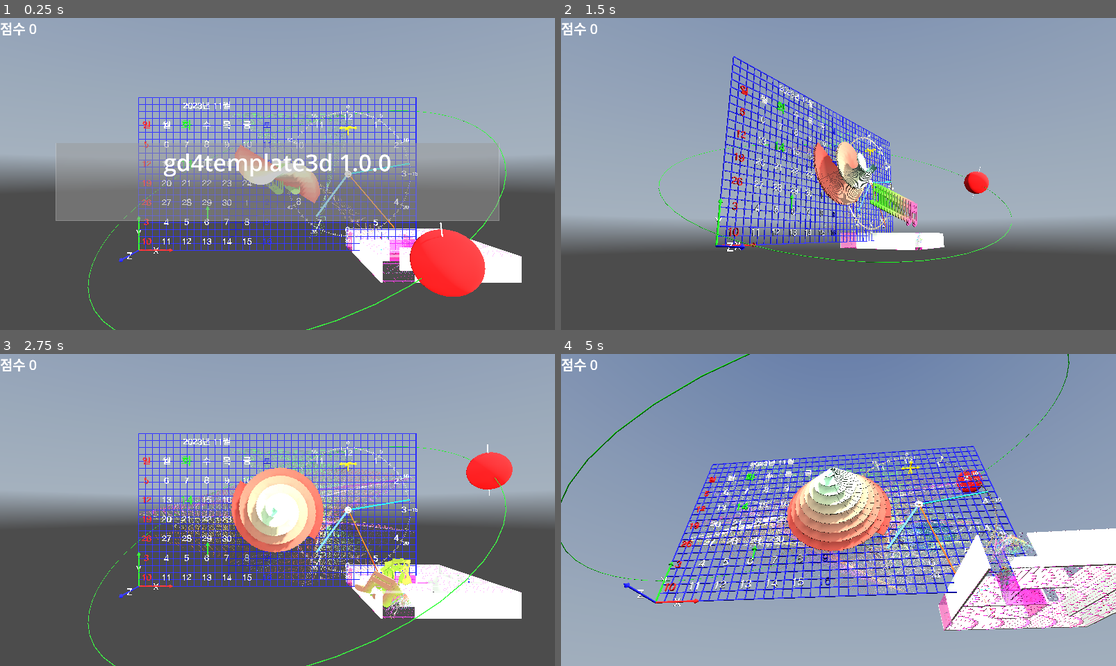
Above: before the commit, frames 1-4 (two rows, left to right).
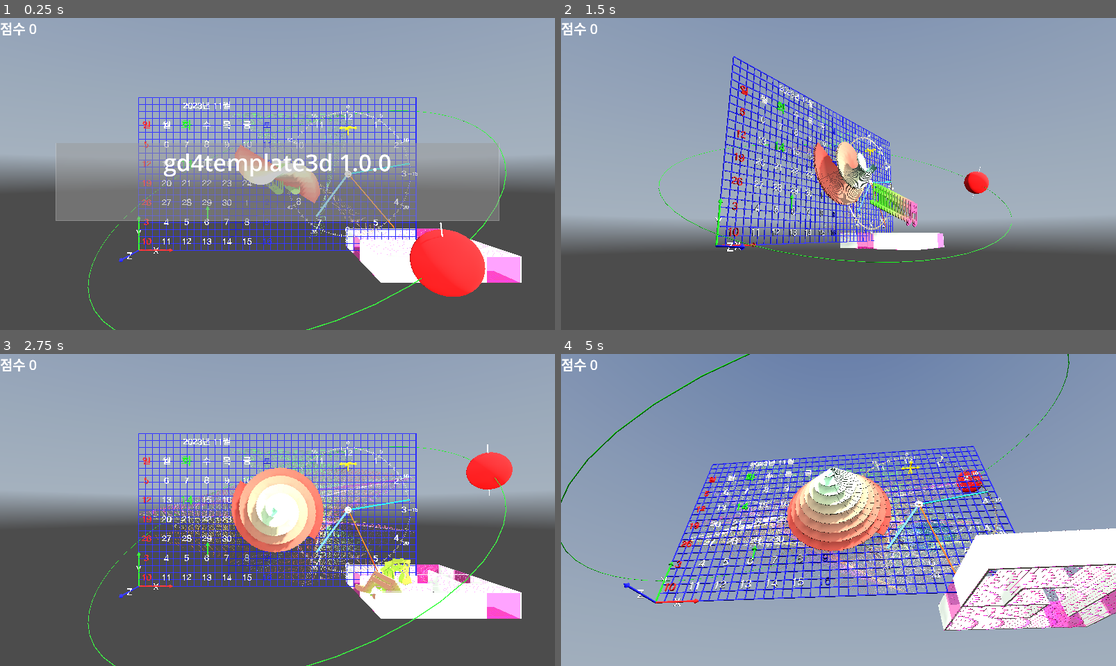
Above: after the commit, the same moments.

Repository: kasworld/gd4template3d
Game: Godot game, scene res://main.tscn
The game is run twice, just before and just after one commit, with the same random seed, the same clock (stepped at 60 frames per second) and the same inputs. A sky picture missing from this copy of the repository is replaced by a grey-blue gradient.
Inputs (mouse positions are in pixels of both pictures, inside the frame that each line leads up to):
- Up to frame 1 (0.25 s): no input
- Up to frame 2 (1.5 s): tap Enter at 0.5, 0.6, 1.35 s; move the mouse to (960, 158) at 0.52 s; click (960, 158) at 0.67 s; move the mouse to (727, 189) at 1.27 s; click (727, 189) at 1.42 s
- Up to frame 3 (2.75 s): move the mouse to (333, 441) at 2.02 s; tap Enter at 2.1 s; click (333, 441) at 2.17 s
- Up to frame 4 (5 s): move the mouse to (810, 572) at 2.77 s; tap Enter at 2.85, 3.6, 4.35 s; click (810, 572) at 2.92 s; move the mouse to (1005, 556) at 3.52 s; click (1005, 556) at 3.67 s; move the mouse to (672, 463) at 4.27 s; click (672, 463) at 4.42 s

The runs differ from the first frame. In frame 1, 1.1% of the frame differs, in the area x 62-94%, y 67-85%; in frame 2, 0.3%; in frame 3, 1.3%; in frame 4, 2.3%, in the area x 68-100%, y 57-89%.

Commit message:
line2d to walldeco

Diff:
--- a/maze_3d/maze_3d.gd
+++ b/maze_3d/maze_3d.gd
@@ -45,6 +45,7 @@
 	maze_cells = Maze.new(maze3d_setting.MazeSize)
 	make_wall_by_maze()
 	make_pillas()
+	make_wall_deco_by_maze()
 	var sz := maze3d_setting.CalcSizeWithWallV2()
 	$Floor.init_with_color(sz, sz*2, 0.01, darkcolorlist.pick_random()[0])
 	$Floor.position = Vector3(-maze3d_setting.WallThick/2, 0 ,-maze3d_setting.WallThick/2)
@@ -127,18 +128,6 @@
 	var pos_face_ew = Vector3( x *maze3d_setting.LaneW, maze3d_setting.StoryH/2.0, y *maze3d_setting.LaneW +maze3d_setting.LaneW/2)
 	var pos_face_ns = Vector3( x *maze3d_setting.LaneW +maze3d_setting.LaneW/2, maze3d_setting.StoryH/2.0, y *maze3d_setting.LaneW)
 
-	if randf() < maze3d_setting.MakeLine2DWallRate:
-		if line2d_subviewport == null:
-			line2d_subviewport = make_line2d_subvuewport(Vector2i(2000,1500))
-		match dir:
-			EnumDir.Flag.West, EnumDir.Flag.East:
-				var b = make_box_from_subviewport(line2d_subviewport, maze3d_setting.CalcWallSize_EW_Reduced())
-				b.position = pos_face_ew
-			EnumDir.Flag.North, EnumDir.Flag.South:
-				var b = make_box_from_subviewport(line2d_subviewport, maze3d_setting.CalcWallSize_NS_Reduced())
-				b.position = pos_face_ns
-		return
-
 	match dir:
 		EnumDir.Flag.West, EnumDir.Flag.East:
 			if randf() < maze3d_setting.MakeSubWallRate:
@@ -151,7 +140,45 @@
 			else:
 				pos_list_ns_main.append(pos_face_ns)
 
-	# add clock or calendar
+func make_wall_deco_by_maze() -> void:
+	for y in maze3d_setting.MazeSize.y:
+		for x in maze3d_setting.MazeSize.x:
+			if not maze_cells.is_open_dir_at(x,y,EnumDir.Flag.North):
+				add_wall_deco_at( x , y , EnumDir.Flag.North)
+			if not maze_cells.is_open_dir_at(x,y,EnumDir.Flag.West):
+				add_wall_deco_at( x , y , EnumDir.Flag.West)
+
+	for x in maze3d_setting.MazeSize.x :
+		if not maze_cells.is_open_dir_at(x,maze3d_setting.MazeSize.y-1,EnumDir.Flag.South):
+			add_wall_deco_at( x , maze3d_setting.MazeSize.y , EnumDir.Flag.South)
+
+	for y in maze3d_setting.MazeSize.y:
+		if not maze_cells.is_open_dir_at(maze3d_setting.MazeSize.x-1,y,EnumDir.Flag.East):
+			add_wall_deco_at( maze3d_setting.MazeSize.x , y , EnumDir.Flag.East)
+
+# add clock or calendar
+func add_wall_deco_at(x :int, y :int, dir :EnumDir.Flag) -> void:
+	var pos_face_ew = Vector3( x *maze3d_setting.LaneW, maze3d_setting.StoryH/2.0, y *maze3d_setting.LaneW +maze3d_setting.LaneW/2)
+	var pos_face_ns = Vector3( x *maze3d_setting.LaneW +maze3d_setting.LaneW/2, maze3d_setting.StoryH/2.0, y *maze3d_setting.LaneW)
+
+	if randf() < maze3d_setting.MakeLine2DWallRate:
+		if line2d_subviewport == null:
+			line2d_subviewport = make_line2d_subvuewport(Vector2i(2000,1500))
+		var b = make_plane_from_subviewport(line2d_subviewport)
+		match dir:
+			EnumDir.Flag.West:
+				b.position = pos_face_ew + Vector3(maze3d_setting.WallThick,0,0)
+				b.rotate_y(PI/2)
+			EnumDir.Flag.East:
+				b.position = pos_face_ew - Vector3(maze3d_setting.WallThick,0,0)
+				b.rotate_y(-PI/2)
+			EnumDir.Flag.North:
+				b.position = pos_face_ns + Vector3(0,0,maze3d_setting.WallThick)
+			EnumDir.Flag.South:
+				b.position = pos_face_ns - Vector3(0,0,maze3d_setting.WallThick)
+				b.rotate_y(PI)
+		return
+
 	if randf() < maze3d_setting.MakeClockCalWallRate:
 		var n :Node3D
 		var depth = 0.1
@@ -187,15 +214,16 @@
 	$WallDeco.add_child(sv)
 	return sv
 
-func make_box_from_subviewport(sv :SubViewport, sz :Vector3) -> MeshInstance3D:
-	var mesh = BoxMesh.new()
-	mesh.size = sz
+func make_plane_from_subviewport(sv :SubViewport) -> MeshInstance3D:
+	var mesh = PlaneMesh.new()
+	mesh.size = Vector2(maze3d_setting.LaneW, maze3d_setting.StoryH)
+	mesh.orientation = PlaneMesh.FACE_Z
 	var sp = MeshInstance3D.new()
 	sp.mesh = mesh
 	sp.material_override = StandardMaterial3D.new()
 	sp.material_override.transparency = StandardMaterial3D.TRANSPARENCY_ALPHA
 	sp.material_override.albedo_texture = sv.get_texture()
-	sp.material_override.uv1_scale = Vector3(3, 2, 1) # same tex to all 6 plane
+	#sp.material_override.uv1_scale = Vector3(3, 2, 1) # same tex to all 6 plane
 	$WallDeco.add_child(sp)
 	return sp
 
--- a/maze_3d/maze_3d_setting.gd
+++ b/maze_3d/maze_3d_setting.gd
@@ -7,8 +7,10 @@
 	rtn.LaneW = 4.0
 	rtn.WallThick = rtn.LaneW *0.05
 
+	rtn.MakeSubWallRate = 1.0/rtn.CalcCellCount()
+	#rtn.MakeLine2DWallRate = 0
+	#rtn.MakeClockCalWallRate = 0
 	rtn.MakeLine2DWallRate = 1.0/rtn.CalcCellCount()
-	rtn.MakeSubWallRate = 1.0/rtn.CalcCellCount()
 	rtn.MakeClockCalWallRate = 1.0/rtn.CalcCellCount()
 	return rtn
 
